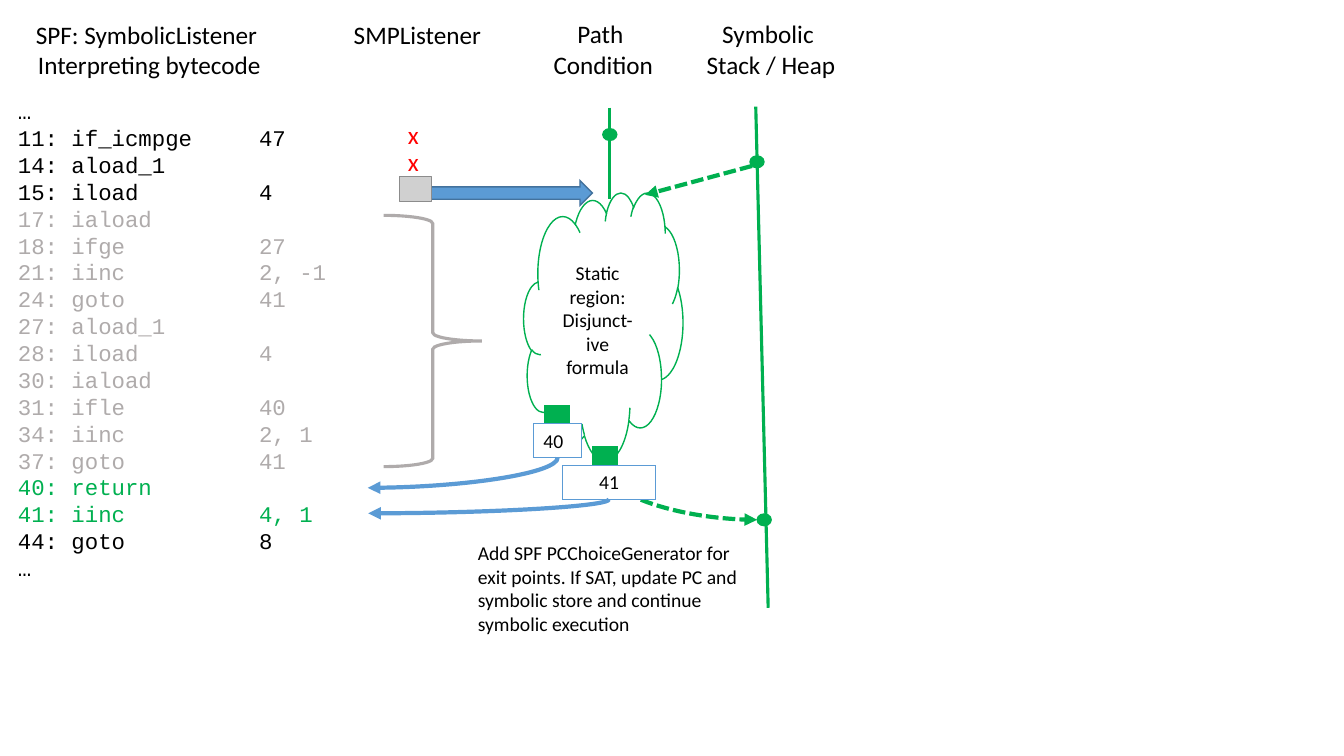
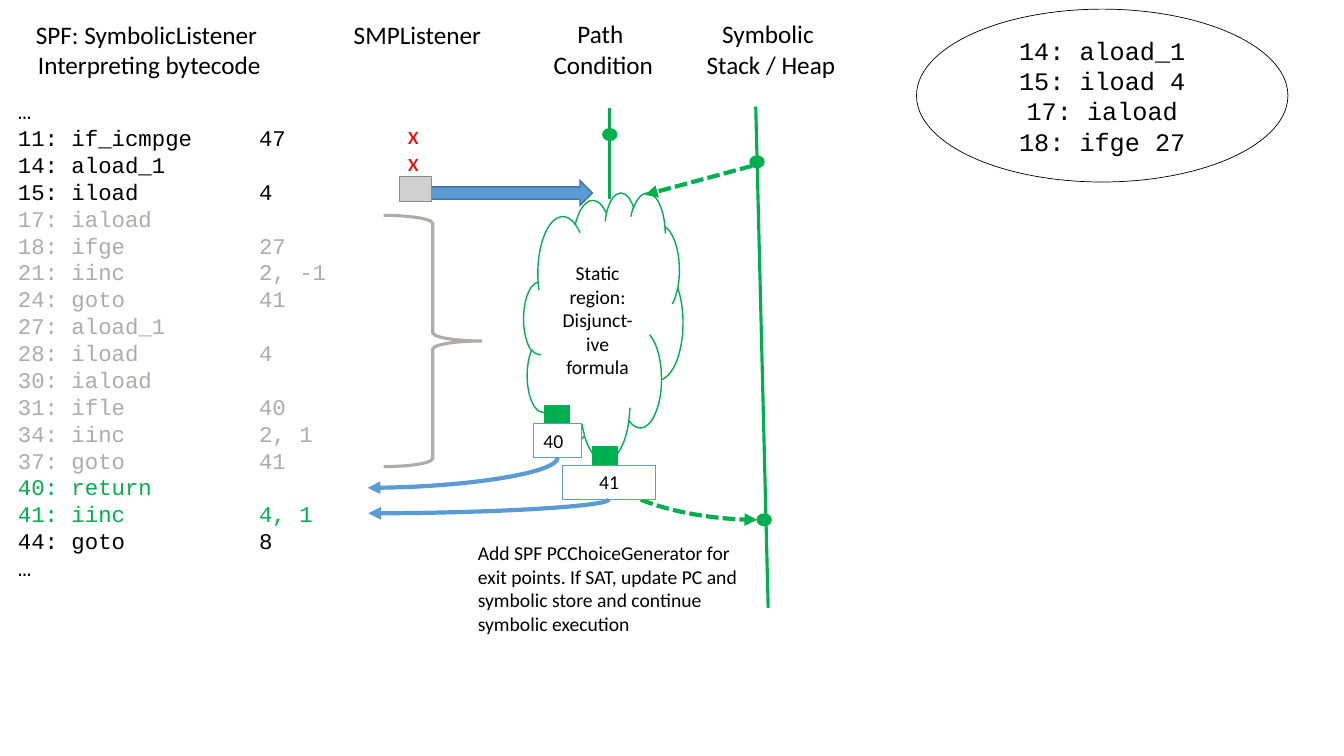
Before and after one commit to vaibhavbsharma/JPF-workshop-paper, a slide deck: slide 5 of figures/bytecode_stream.pptx. Drawn at 1344x756 pixels with LibreOffice and Linux fonts; fonts in the diff are those of the drawing; grey boxes stand for pictures. Boxes give left, top, right and bottom in pixels: in the first picture for what was removed or moved away, otherwise in the second. Text is boxed around its words. In the diff, an @@ line names an element or a change of style, - is before the commit and + after.

```diff
--- a/figures/bytecode_stream.pptx
+++ b/figures/bytecode_stream.pptx
@@ ellipse added at (917, 9, 1289, 181), outline #000000 0.5 pt, 18 pt, text #000000 @@
+14: aload_1
+15: iload 4
+17: iaload
+18: ifge 27
```
Also in this commit, not shown: 2 slides added, 7 other files.
